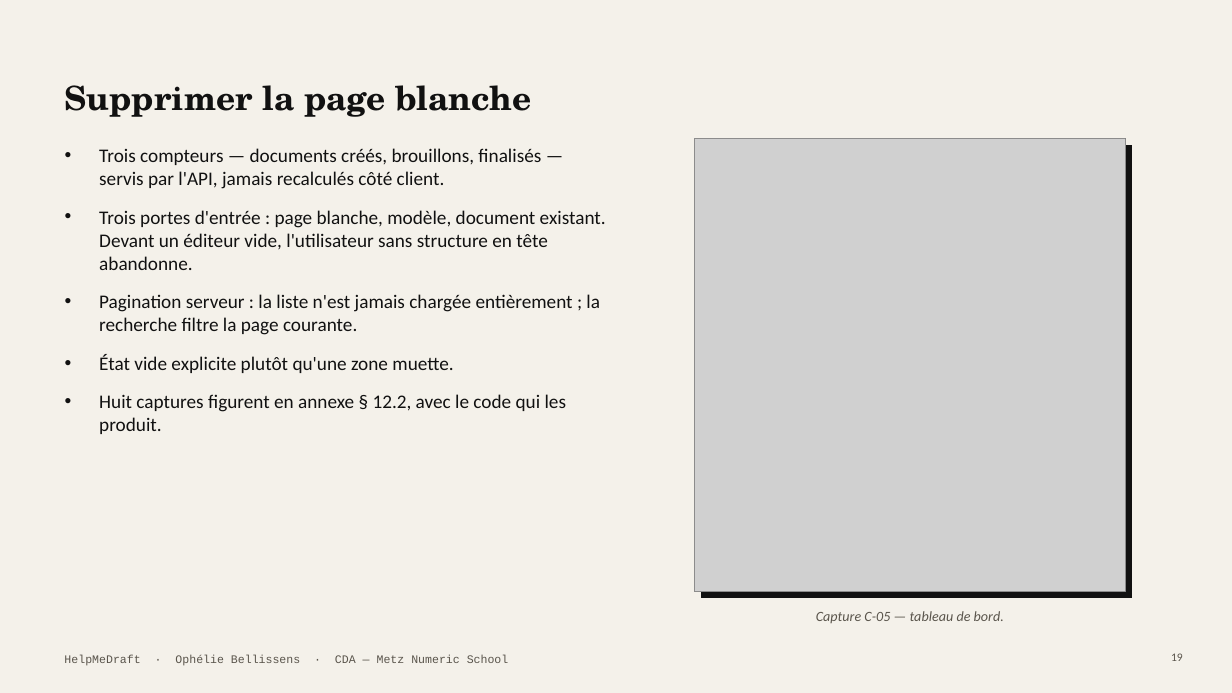
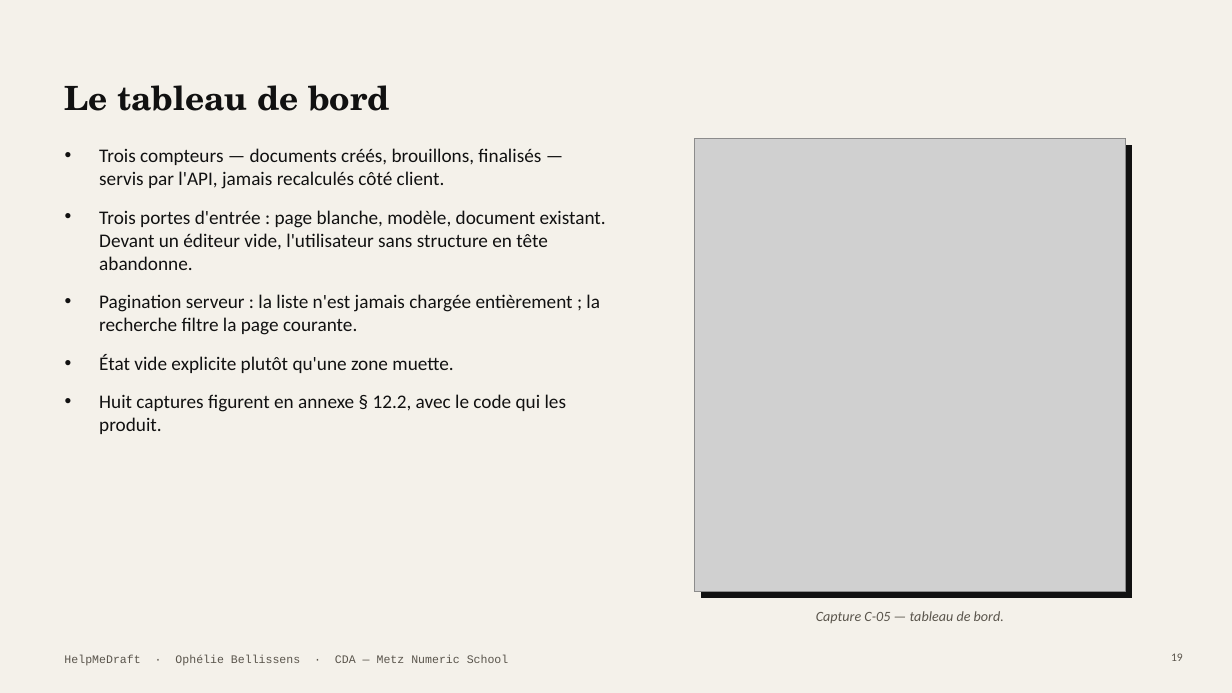
Before and after one commit to Equinoxya/HelpMeDraft---projet-fil-rouge, a slide deck: slide 19 of docs/Soutenance-HelpMeDraft.pptx. Drawn at 1232x693 pixels with LibreOffice and Linux fonts; fonts in the diff are those of the drawing; grey boxes stand for pictures. Boxes give left, top, right and bottom in pixels: in the first picture for what was removed or moved away, otherwise in the second. Text is boxed around its words. In the diff, an @@ line names an element or a change of style, - is before the commit and + after.

```diff
--- a/docs/Soutenance-HelpMeDraft.pptx
+++ b/docs/Soutenance-HelpMeDraft.pptx
@@ title at [65,85,390,111]: text changed @@
-Supprimer la page blanche
+Le tableau de bord
```
Also in this commit, not shown: 5 other slides changed, 1 slide added, 1 slide removed, 17 other files.
